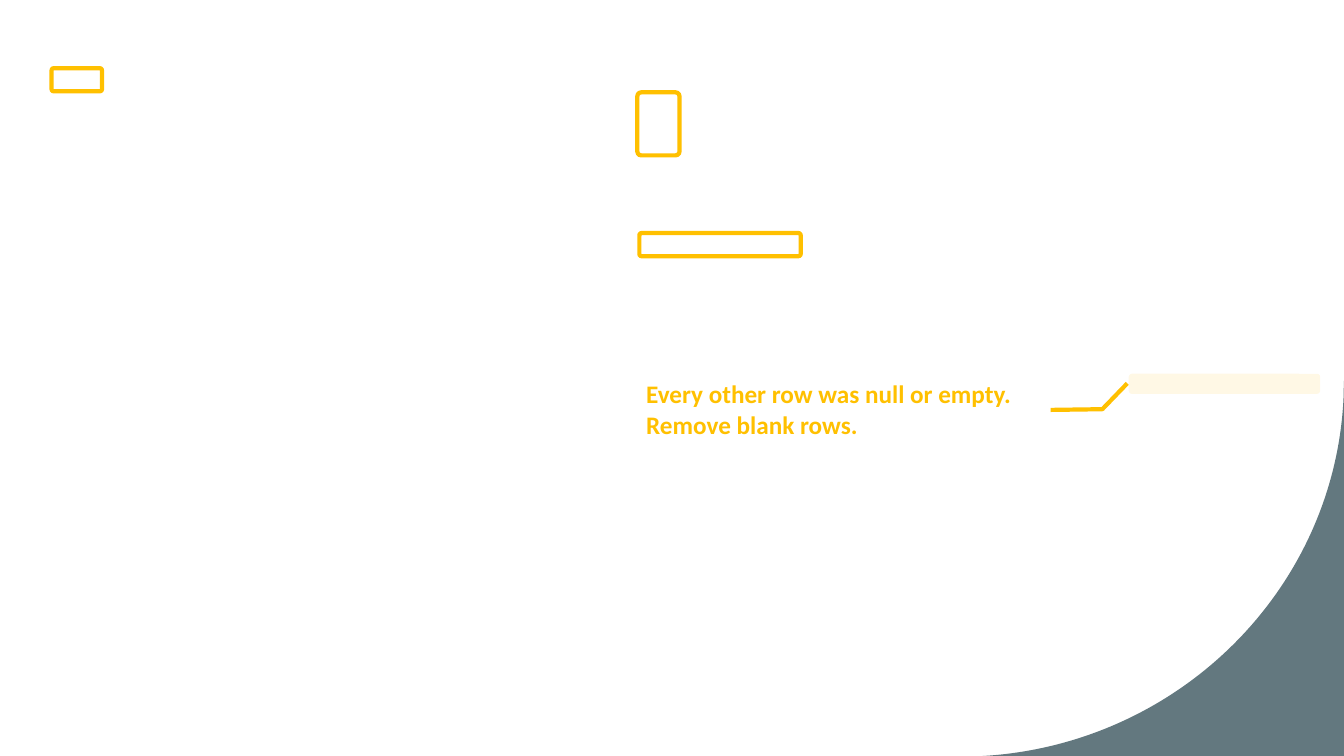
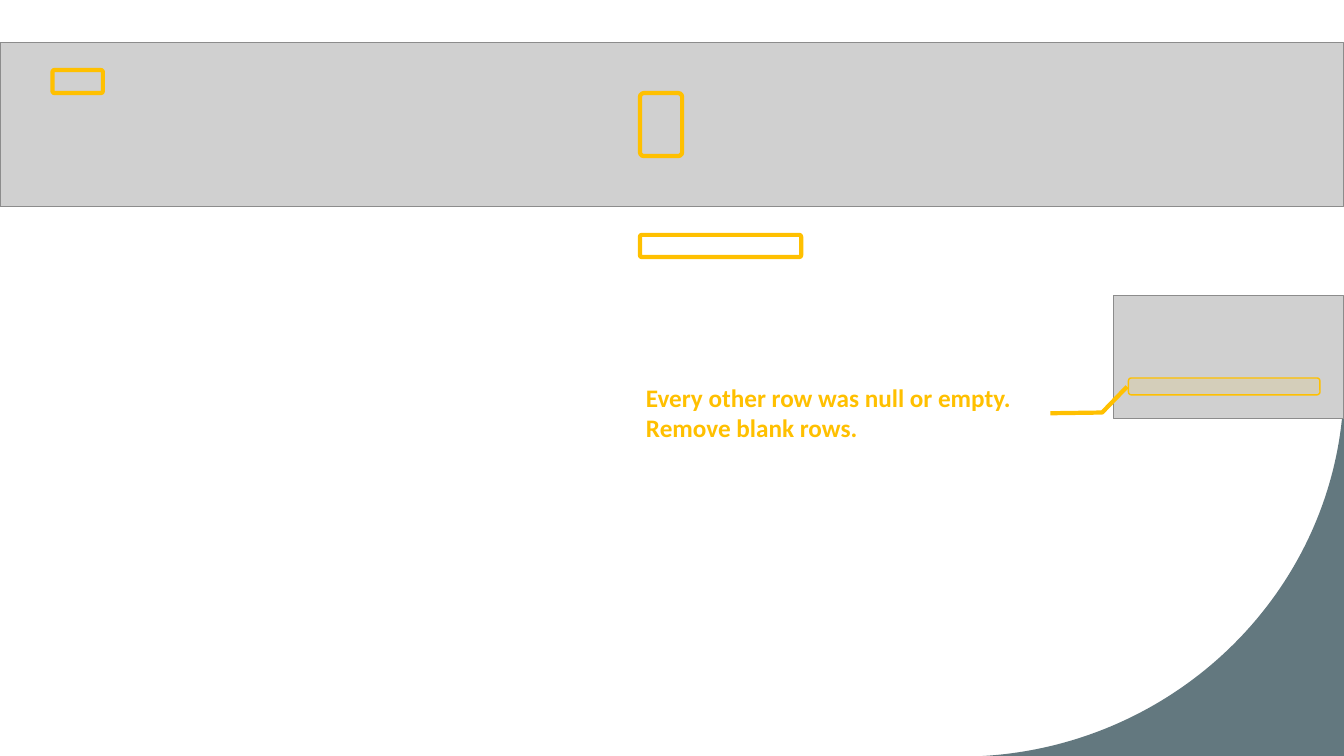
Before and after one commit to josephine-mckelvy/2025-CAH, a slide deck: slide 15 of 2025-06-30 CAH.pptx (slide 13 before the commit). Drawn at 1344x756 pixels with LibreOffice and Linux fonts; fonts in the diff are those of the drawing; grey boxes stand for pictures; background and template pictures are left out. Boxes give left, top, right and bottom in pixels: in the first picture for what was removed or moved away, otherwise in the second. Text is boxed around its words. In the diff, an @@ line names an element or a change of style, - is before the commit and + after.

```diff
--- a/2025-06-30 CAH.pptx
+++ b/2025-06-30 CAH.pptx
@@ picture added at bbox=[0, 42, 1344, 208] @@
@@ picture added at bbox=[1113, 295, 1344, 418] @@
@@ rounded rectangle: place and size @@
-rounded rectangle at bbox=[1129, 374, 1321, 394]
+rounded rectangle at bbox=[1129, 378, 1321, 395]
@@ rounded rectangle at bbox=[1129, 378, 1321, 395]: outline none to #FFC000 1 pt @@
```
Also in this commit, not shown: 1 other slide changed, 13 slides added, 6 slides removed, 9 other files.
